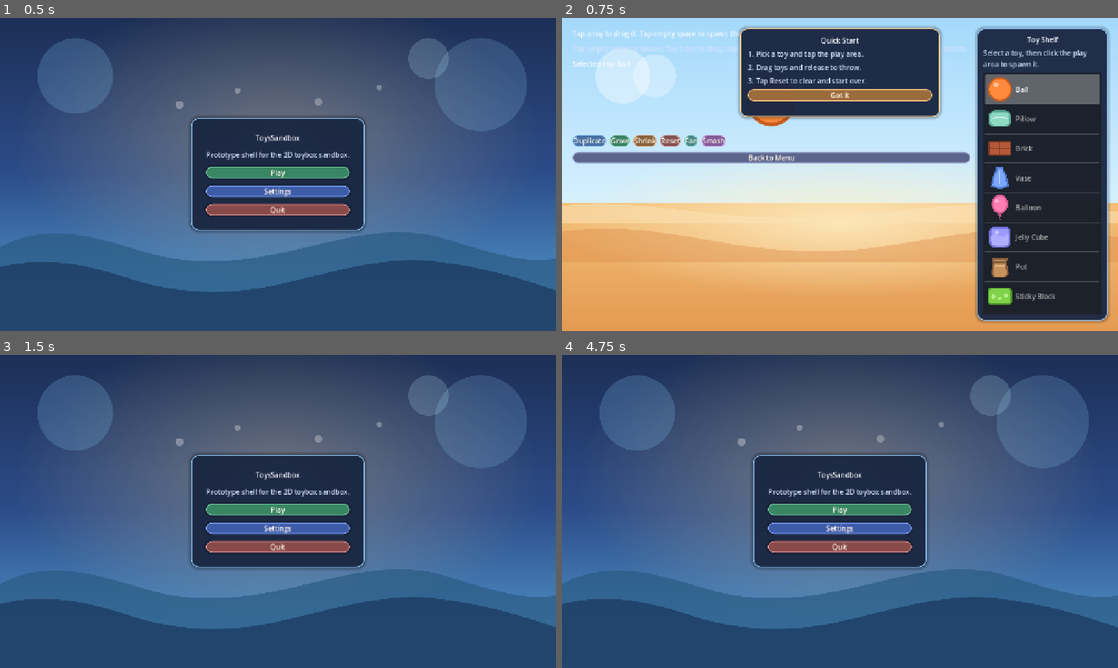
Above: before the commit, frames 1-4 (two rows, left to right).
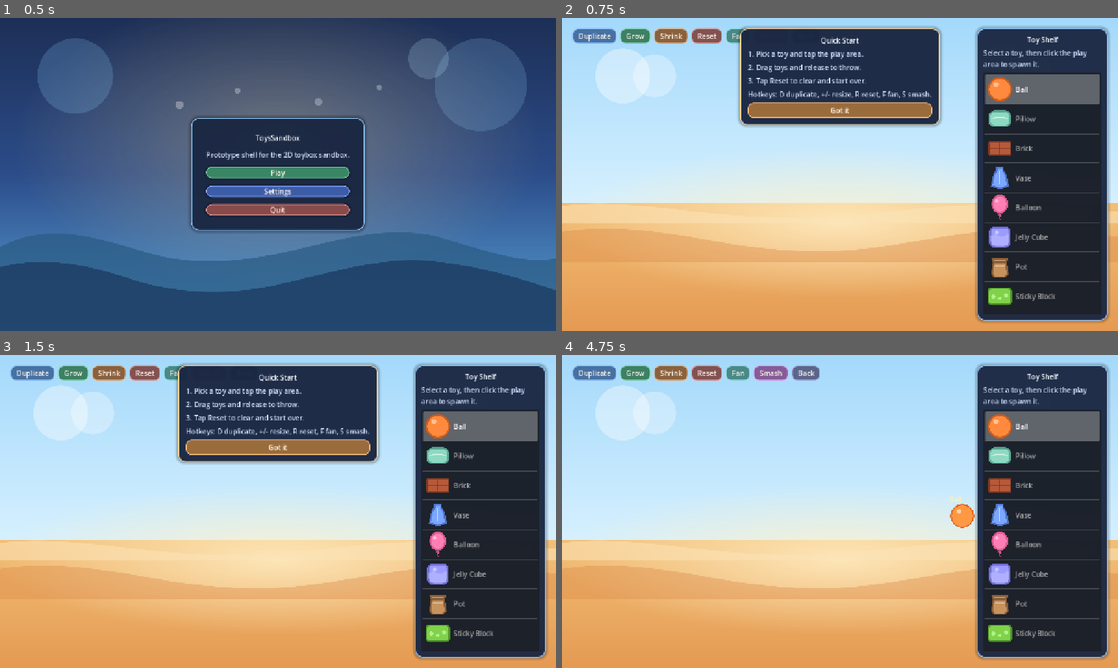
Above: after the commit, the same moments.

Repository: SoundBlaster/ToysSandbox
Game: Godot game, scene res://scenes/boot/Boot.tscn
The game is run twice, just before and just after one commit, with the same random seed, the same clock (stepped at 60 frames per second) and the same inputs.
Inputs (mouse positions are in pixels of both pictures, inside the frame that each line leads up to):
- Up to frame 1 (0.5 s): no input
- Up to frame 2 (0.75 s): click "Play" at 0.5 s
- Up to frame 3 (1.5 s): click "Back to Menu" (after the commit: "Back") at 1.25 s
- Up to frame 4 (4.75 s): click (840, 508) at 2 s, where only the run before the commit has a clickable "Play"; click "Duplicate" at 2.75 s; click "Grow" at 3.5 s; tap A at 4.25 s; move the mouse to (962, 495) at 4.27 s; hold D from 4.28 s (still down); tap R at 4.35 s; click (962, 495) at 4.42 s

Frame 1 is identical in both runs. In frame 2, 8.8% of the frame differs, in the area x 1-74%, y 3-47%; in frame 3, 97%; in frame 4, 99%, in the area x 0-100%, y 0-100%.

Commit message:
Polish sandbox controls layout and add follow-up workplan tasks

Diff:
--- a/scenes/game/Sandbox.tscn
+++ b/scenes/game/Sandbox.tscn
@@ -109,6 +109,11 @@
 autowrap_mode = 3
 text = "3. Tap Reset to clear and start over."
 
+[node name="OnboardingControlsHint" type="Label" parent="CanvasLayer/OnboardingOverlay/OnboardingMargin/OnboardingVBox"]
+layout_mode = 2
+autowrap_mode = 3
+text = "Hotkeys: D duplicate, +/- resize, R reset, F fan, S smash."
+
 [node name="DismissOnboardingButton" type="Button" parent="CanvasLayer/OnboardingOverlay/OnboardingMargin/OnboardingVBox"]
 layout_mode = 2
 text = "Got it"
@@ -123,24 +128,21 @@
 theme_override_constants/separation = 12
 
 [node name="StatusLabel" type="Label" parent="CanvasLayer/MarginContainer/HBoxContainer/InfoPanel"]
+visible = false
 layout_mode = 2
 text = "Sandbox shell booting..."
 
 [node name="HintLabel" type="Label" parent="CanvasLayer/MarginContainer/HBoxContainer/InfoPanel"]
+visible = false
 layout_mode = 2
 autowrap_mode = 3
 text = "Tap empty space to spawn. Tap a toy to drag. Use buttons (or D, +/-, R, F, S) for duplicate, resize, reset, fan, and smash."
 
 [node name="SelectedLabel" type="Label" parent="CanvasLayer/MarginContainer/HBoxContainer/InfoPanel"]
+visible = false
 layout_mode = 2
 text = "Selected toy: Ball"
 
-[node name="SelectedPreview" type="TextureRect" parent="CanvasLayer/MarginContainer/HBoxContainer/InfoPanel"]
-custom_minimum_size = Vector2(128, 128)
-layout_mode = 2
-expand_mode = 1
-stretch_mode = 5
-
 [node name="ActionsRow" type="HBoxContainer" parent="CanvasLayer/MarginContainer/HBoxContainer/InfoPanel"]
 layout_mode = 2
 theme_override_constants/separation = 8
@@ -169,9 +171,9 @@
 layout_mode = 2
 text = "Smash"
 
-[node name="BackButton" type="Button" parent="CanvasLayer/MarginContainer/HBoxContainer/InfoPanel"]
-layout_mode = 2
-text = "Back to Menu"
+[node name="BackButton" type="Button" parent="CanvasLayer/MarginContainer/HBoxContainer/InfoPanel/ActionsRow"]
+layout_mode = 2
+text = "Back"
 
 [node name="ShelfPanel" type="PanelContainer" parent="CanvasLayer/MarginContainer/HBoxContainer"]
 layout_mode = 2
--- a/scripts/game/Sandbox.gd
+++ b/scripts/game/Sandbox.gd
@@ -7,7 +7,7 @@
 const HUD_TEXT_PRIMARY := Color("f4f8ff")
 const HUD_TEXT_SECONDARY := Color("d3e2ff")
 
-@onready var back_button: Button = $CanvasLayer/MarginContainer/HBoxContainer/InfoPanel/BackButton
+@onready var back_button: Button = $CanvasLayer/MarginContainer/HBoxContainer/InfoPanel/ActionsRow/BackButton
 @onready var duplicate_button: Button = $CanvasLayer/MarginContainer/HBoxContainer/InfoPanel/ActionsRow/DuplicateButton
 @onready var grow_button: Button = $CanvasLayer/MarginContainer/HBoxContainer/InfoPanel/ActionsRow/GrowButton
 @onready var shrink_button: Button = $CanvasLayer/MarginContainer/HBoxContainer/InfoPanel/ActionsRow/ShrinkButton
@@ -17,7 +17,6 @@
 @onready var status_label: Label = $CanvasLayer/MarginContainer/HBoxContainer/InfoPanel/StatusLabel
 @onready var hint_label: Label = $CanvasLayer/MarginContainer/HBoxContainer/InfoPanel/HintLabel
 @onready var selected_label: Label = $CanvasLayer/MarginContainer/HBoxContainer/InfoPanel/SelectedLabel
-@onready var selected_preview: TextureRect = $CanvasLayer/MarginContainer/HBoxContainer/InfoPanel/SelectedPreview
 @onready var toy_list: ItemList = $CanvasLayer/MarginContainer/HBoxContainer/ShelfPanel/ShelfMargin/ShelfVBox/ToyList
 @onready var shelf_panel: PanelContainer = $CanvasLayer/MarginContainer/HBoxContainer/ShelfPanel
 @onready var shelf_title_label: Label = $CanvasLayer/MarginContainer/HBoxContainer/ShelfPanel/ShelfMargin/ShelfVBox/ShelfTitleLabel
@@ -28,6 +27,7 @@
 @onready var onboarding_spawn_hint_label: Label = $CanvasLayer/OnboardingOverlay/OnboardingMargin/OnboardingVBox/OnboardingSpawnHint
 @onready var onboarding_drag_hint_label: Label = $CanvasLayer/OnboardingOverlay/OnboardingMargin/OnboardingVBox/OnboardingDragHint
 @onready var onboarding_reset_hint_label: Label = $CanvasLayer/OnboardingOverlay/OnboardingMargin/OnboardingVBox/OnboardingResetHint
+@onready var onboarding_controls_hint_label: Label = $CanvasLayer/OnboardingOverlay/OnboardingMargin/OnboardingVBox/OnboardingControlsHint
 @onready var dismiss_onboarding_button: Button = $CanvasLayer/OnboardingOverlay/OnboardingMargin/OnboardingVBox/DismissOnboardingButton
 
 var shelf_toy_ids: Array[StringName] = []
@@ -217,7 +217,6 @@
 func _refresh_selected_label() -> void:
 	var definition := ToyCatalog.get_toy_definition(GameState.selected_toy_id)
 	selected_label.text = "Selected toy: %s" % definition.get("display_name", "None")
-	selected_preview.texture = _resolve_toy_icon(GameState.selected_toy_id, definition)
 
 
 func _screen_to_world(screen_position: Vector2) -> Vector2:
@@ -329,6 +328,7 @@
 	onboarding_spawn_hint_label.add_theme_color_override("font_color", HUD_TEXT_SECONDARY)
 	onboarding_drag_hint_label.add_theme_color_override("font_color", HUD_TEXT_SECONDARY)
 	onboarding_reset_hint_label.add_theme_color_override("font_color", HUD_TEXT_SECONDARY)
+	onboarding_controls_hint_label.add_theme_color_override("font_color", HUD_TEXT_SECONDARY)
 
 	_style_action_button(duplicate_button, Color("6fb1ff"))
 	_style_action_button(grow_button, Color("60c89d"))
@@ -338,13 +338,6 @@
 	_style_action_button(smash_button, Color("d090ec"))
 	_style_action_button(back_button, Color("8f9ed8"))
 	_style_action_button(dismiss_onboarding_button, Color("f1a95d"))
-
-	selected_preview.add_theme_stylebox_override("panel", _build_panel_style(Color("f8d091"), 0.9))
-	selected_preview.add_theme_constant_override("margin_left", 8)
-	selected_preview.add_theme_constant_override("margin_top", 8)
-	selected_preview.add_theme_constant_override("margin_right", 8)
-	selected_preview.add_theme_constant_override("margin_bottom", 8)
-
 
 func _build_panel_style(accent: Color, alpha: float) -> StyleBoxFlat:
 	var panel_style := StyleBoxFlat.new()
@@ -375,6 +368,10 @@
 	normal_style.corner_radius_top_right = 12
 	normal_style.corner_radius_bottom_right = 12
 	normal_style.corner_radius_bottom_left = 12
+	normal_style.set_content_margin(SIDE_LEFT, 14.0)
+	normal_style.set_content_margin(SIDE_RIGHT, 14.0)
+	normal_style.set_content_margin(SIDE_TOP, 6.0)
+	normal_style.set_content_margin(SIDE_BOTTOM, 6.0)
 
 	var hover_style := normal_style.duplicate() as StyleBoxFlat
 	hover_style.bg_color = accent.darkened(0.22)
Not shown, changed: SPECS/Workplan.md
